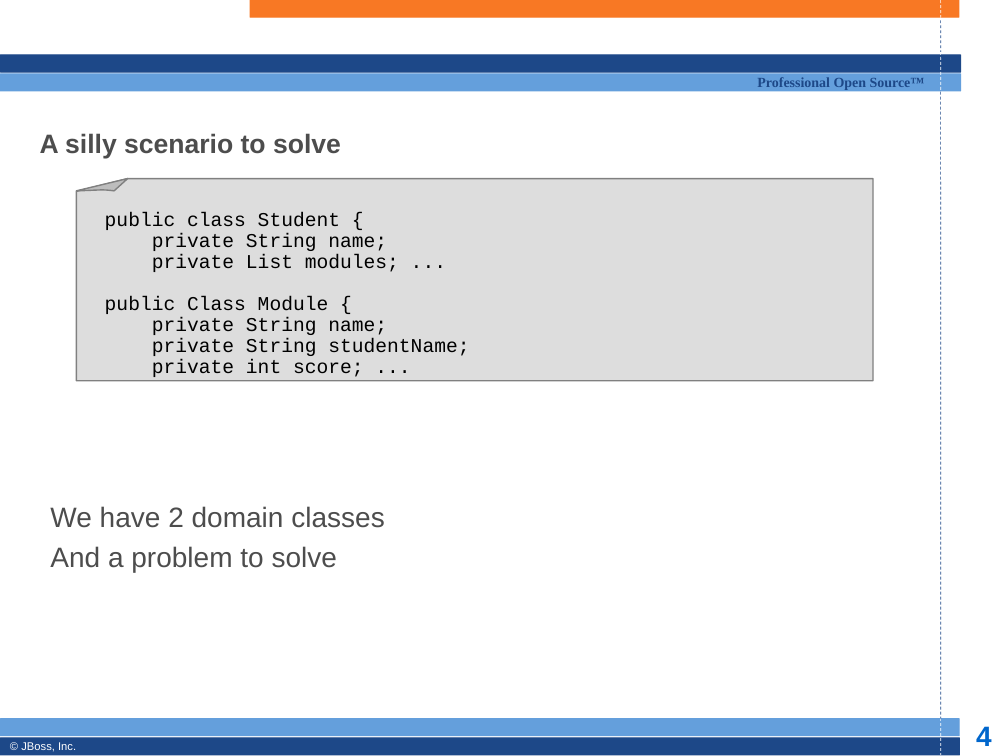
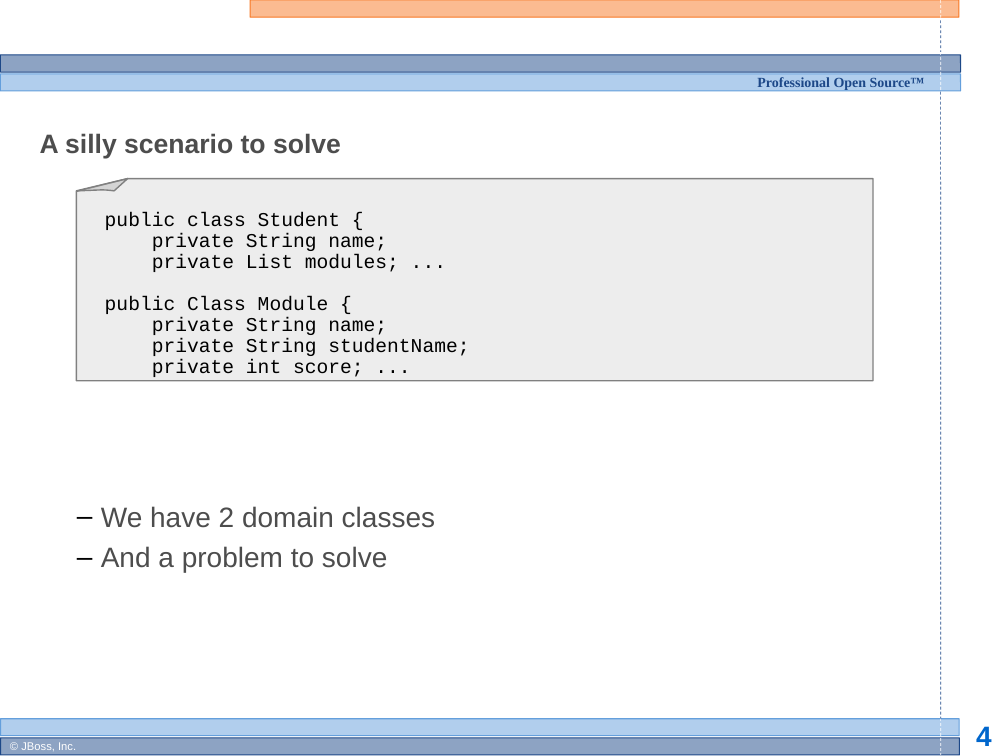
Before and after one commit to bobmcwhirter/drools, a slide deck: slide 4 of documentation/training/developers-course/Module 2 - JBoss Rules Intro.odp. Drawn at 1008x756 pixels with LibreOffice and Linux fonts; fonts in the diff are those of the drawing; background and template pictures are left out. Boxes give left, top, right and bottom in pixels: in the first picture for what was removed or moved away, otherwise in the second. Text is boxed around its words. In the diff, an @@ line names an element or a change of style, - is before the commit and + after.

```diff
--- a/documentation/training/developers-course/Module 2 - JBoss Rules Intro.odp
+++ b/documentation/training/developers-course/Module 2 - JBoss Rules Intro.odp
@@ rounded rectangle at (x1=250, y1=0, x2=959, y2=17): fill #F87824 to #F87824 at 50% opacity @@
@@ rounded rectangle at (x1=1, y1=55, x2=961, y2=73): fill #1D4888 to #1D4888 at 50% opacity @@
@@ rounded rectangle at (x1=1, y1=74, x2=961, y2=91): fill #649FDC to #649FDC at 50% opacity @@
@@ freeform shape at (x1=77, y1=178, x2=873, y2=381): fill #DDDDDD to #DDDDDD at 50% opacity @@
@@ freeform shape at (x1=77, y1=178, x2=128, y2=191): fill #BDBDBD to #BDBDBD at 50% opacity @@
@@ subtitle "We have 2 domain classes" at (x1=101, y1=506, x2=435, y2=572): bullet none to –; list level 1 to 2 in "We have 2 domain classes"; list level 1 to 2 in "And a problem to solve" @@
@@ rounded rectangle at (x1=1, y1=719, x2=960, y2=736): fill #649FDC to #649FDC at 50% opacity @@
@@ rounded rectangle at (x1=1, y1=738, x2=960, y2=755): fill #1D4888 to #1D4888 at 50% opacity @@
```
Also in this commit, not shown: 6 other slides changed.
